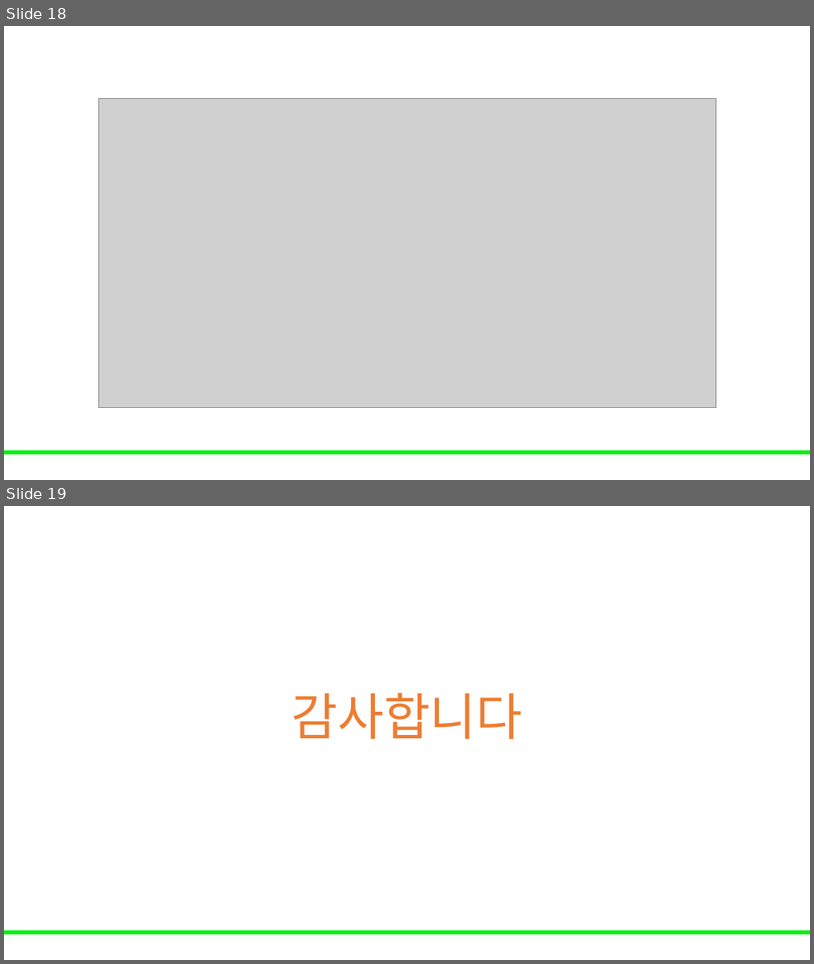
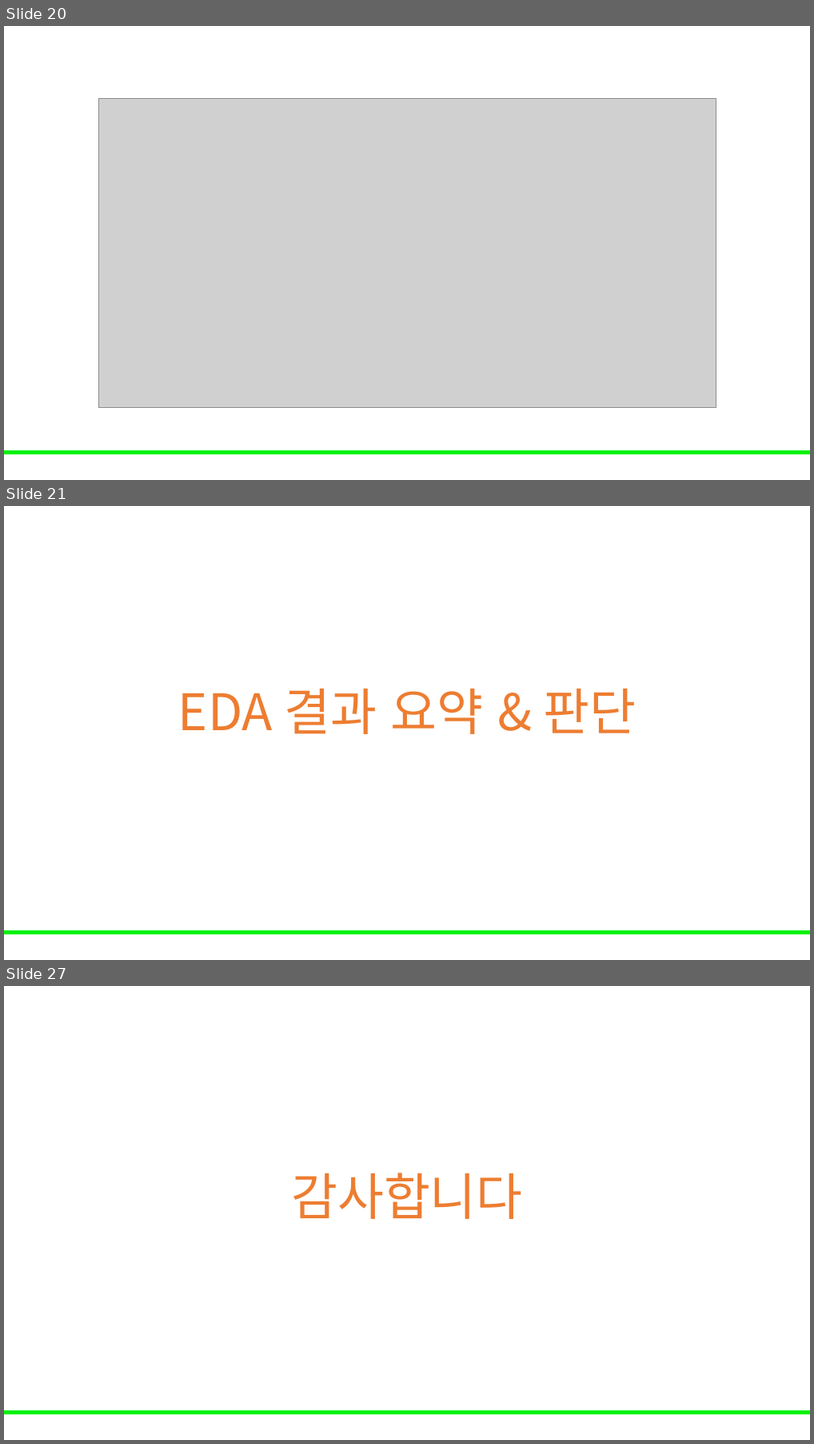
Before and after one commit to Leader-Lesson/KDT_RE_5th, a slide deck: material/5_AI/04_데이터 전처리와 EDA 기초.pptx. Shown one above the other, each under a label of ours: slides 18 and 19 before the commit, slides 20, 21 and 27 after it; the slides between them are not shown. The pictures are 814x964 and 814x1444 pixels, drawn with LibreOffice and Linux fonts; fonts in the diff are those of the drawing; grey boxes stand for pictures; background and template pictures are left out. Boxes give left, top, right and bottom in pixels: in the first picture for what was removed or moved away, otherwise in the second. Text is boxed around its words. In the diff, an @@ line names an element or a change of style, - is before the commit and + after.

```diff
--- a/material/5_AI/04_데이터 전처리와 EDA 기초.pptx
+++ b/material/5_AI/04_데이터 전처리와 EDA 기초.pptx
@@ slide 21 added at (4,506,810,960), background #FFFFFF; not listed: 1 template element that a slide beside it also shows @@
@@ title added at (178,688,636,734), 60 pt, text #ED7D31 @@
+EDA 결과 요약 & 판단
@@ what was slide 18 is now slide 20 @@
@@ what was slide 19 is now slide 27 @@
```
Also in this commit, not shown: 3 slides changed, 7 other slides added.
